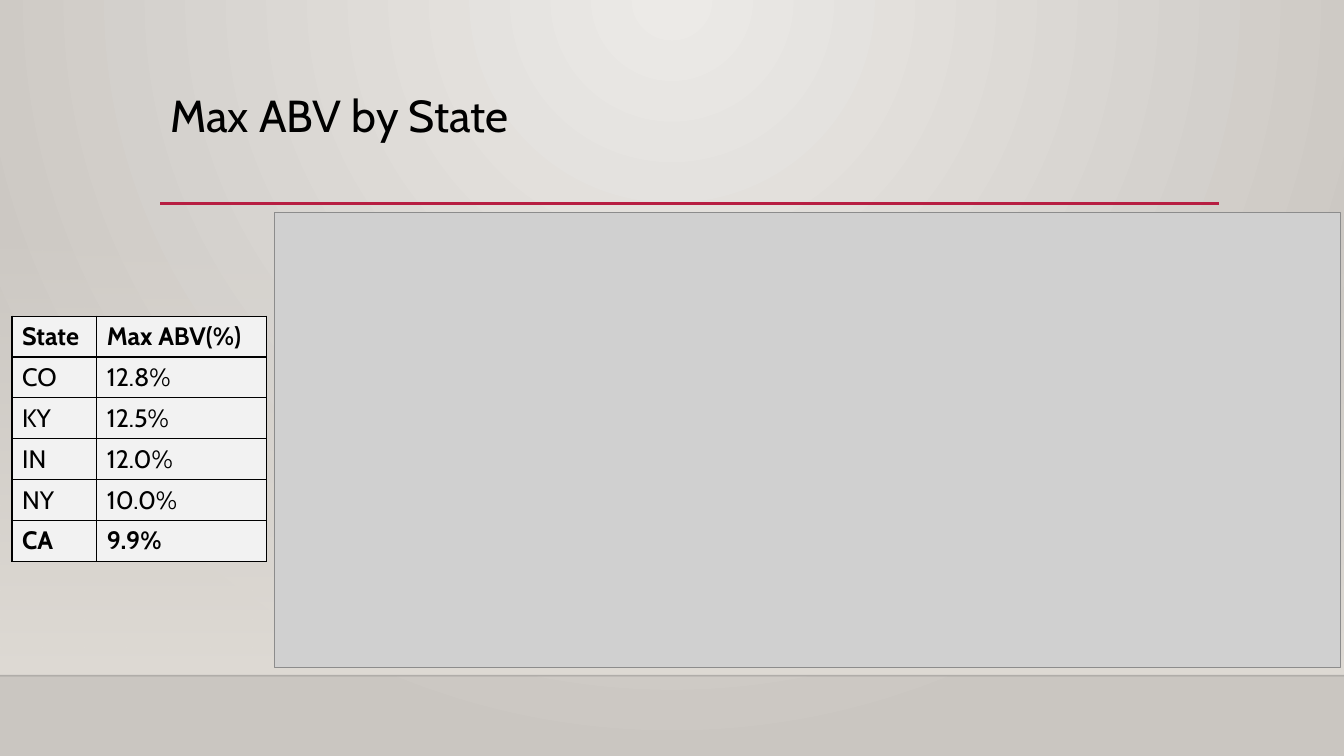
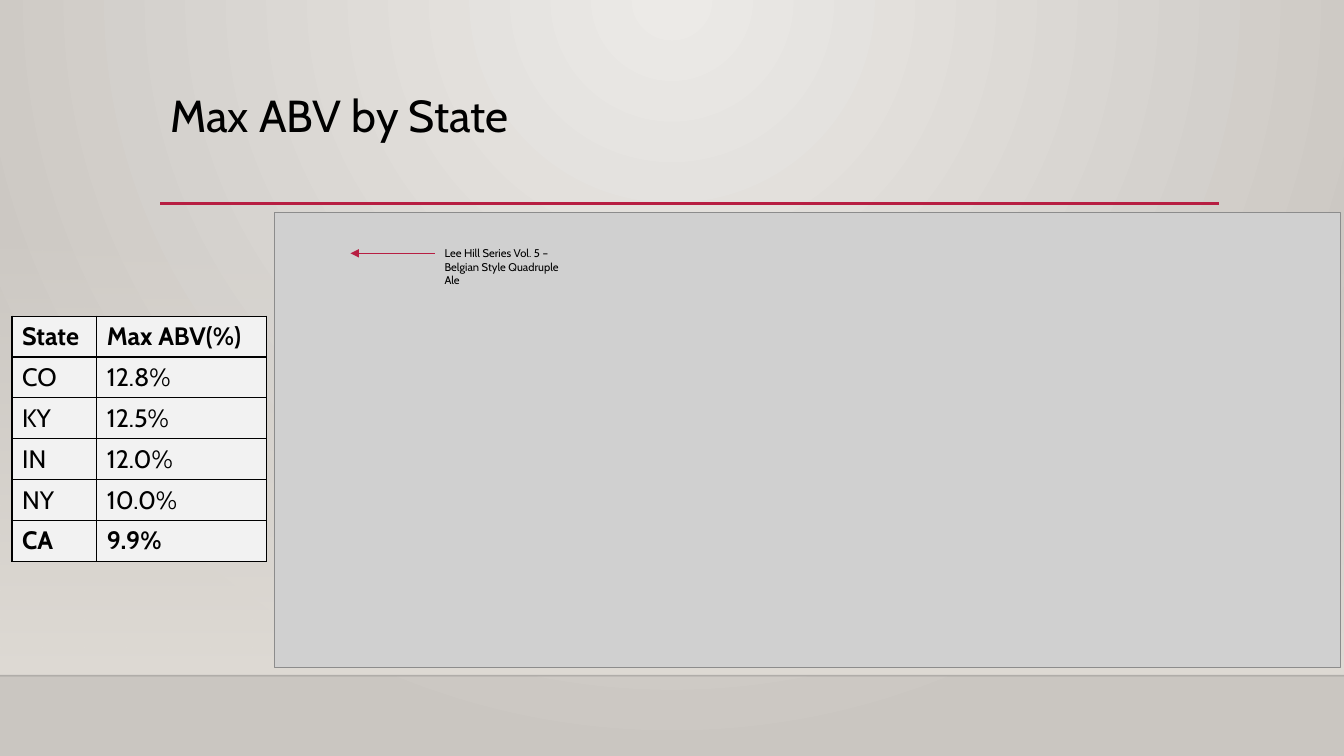
Before and after one commit to Aurian-G/BudweiserBreweryAnalysis, a slide deck: slide 6 of PPT/Case_Study_Analysis_DDS6306.pptx. Drawn at 1344x756 pixels with LibreOffice and Linux fonts; fonts in the diff are those of the drawing; grey boxes stand for pictures; background and template pictures are left out. Boxes give left, top, right and bottom in pixels: in the first picture for what was removed or moved away, otherwise in the second. Text is boxed around its words. In the diff, an @@ line names an element or a change of style, - is before the commit and + after.

```diff
--- a/PPT/Case_Study_Analysis_DDS6306.pptx
+++ b/PPT/Case_Study_Analysis_DDS6306.pptx
@@ arrow added from (435, 253) to (351, 253), #B71E42 0.75 pt @@
@@ text added at [445,248,558,284], 8 pt, text #000000 @@
+Lee Hill Series Vol. 5 – Belgian Style Quadruple Ale
```
Also in this commit, not shown: 2 other slides changed.
